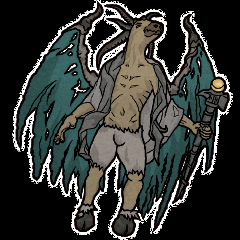
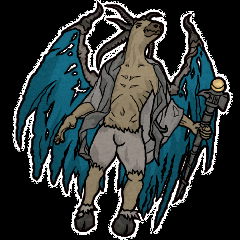
Comparing the layer stacks of the two w=240, h=240 images. Changes:
pixels changed over [18,28,218,225] (layer not identified)
